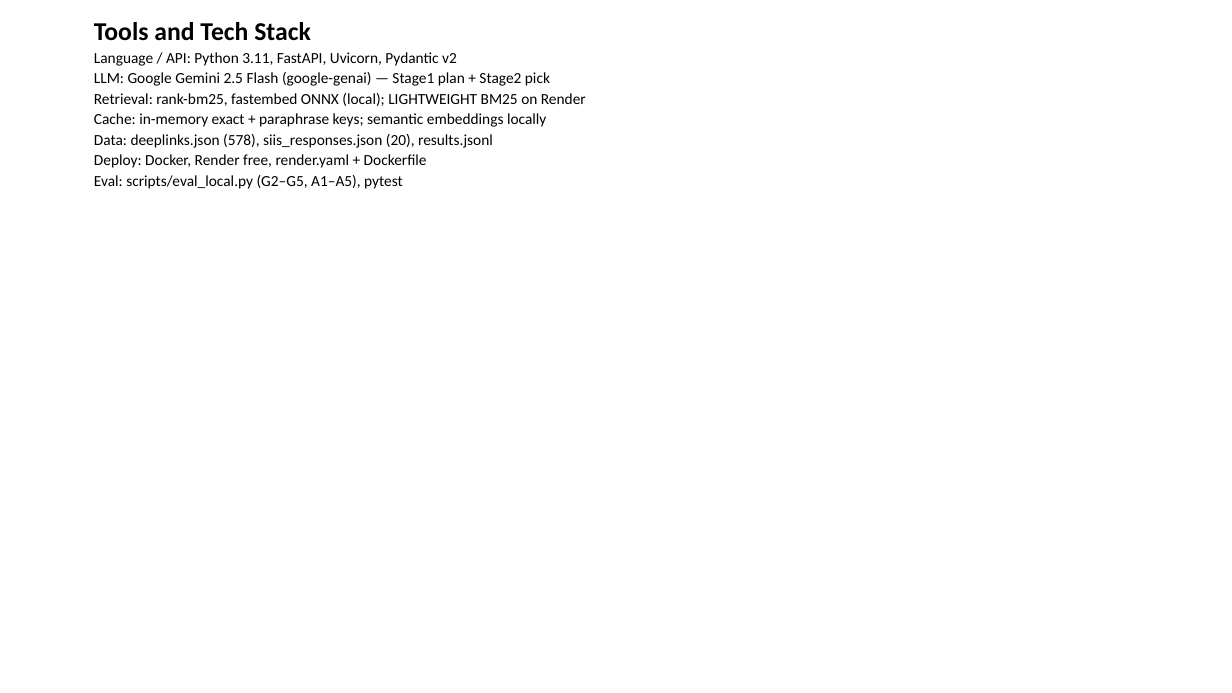
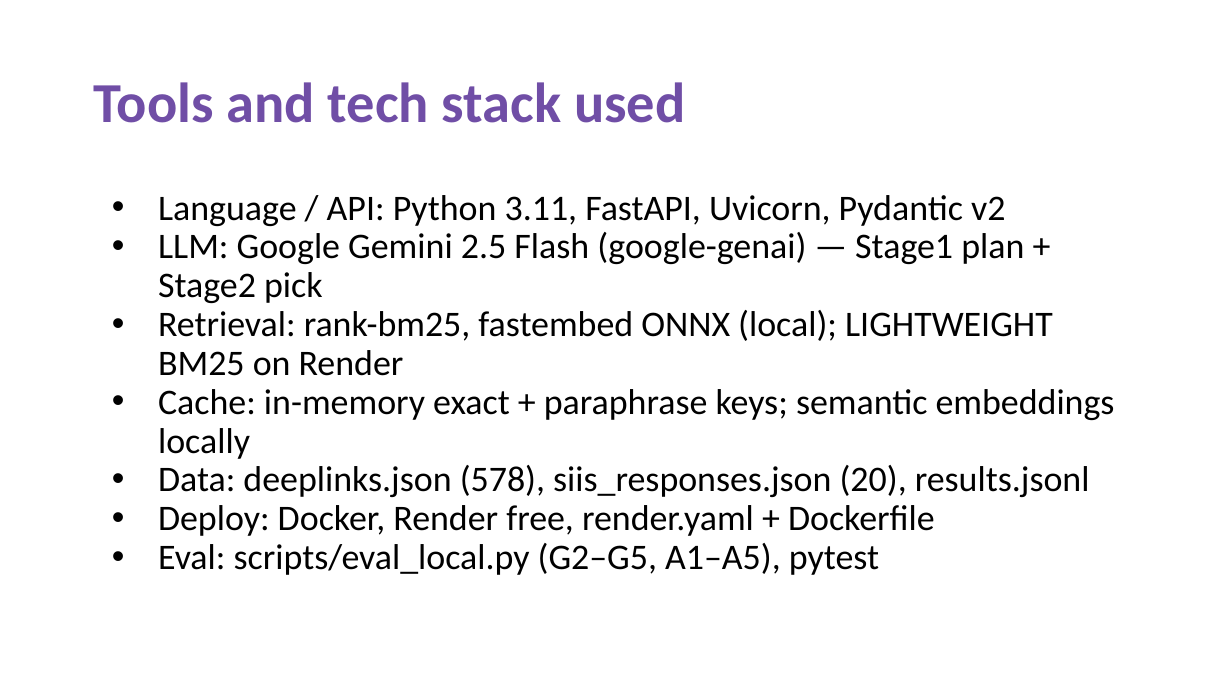
Before and after one commit to visshva-r/SRM_ThinkLoop_Theme2, a slide deck: slide 6 of submission/SRM_ThinkLoop_Submission.pptx. Drawn at 1232x693 pixels with LibreOffice and Linux fonts; fonts in the diff are those of the drawing. Boxes give left, top, right and bottom in pixels: in the first picture for what was removed or moved away, otherwise in the second. Text is boxed around its words. In the diff, an @@ line names an element or a change of style, - is before the commit and + after.

```diff
--- a/submission/SRM_ThinkLoop_Submission.pptx
+++ b/submission/SRM_ThinkLoop_Submission.pptx
@@ title at (x1=94, y1=82, x2=685, y2=123): text changed; size 12 to 44 pt; text colour #000000 to #704EA6; bold on @@
-Tools and Tech Stack
-Language / API: Python 3.11, FastAPI, Uvicorn, Pydantic v2
-LLM: Google Gemini 2.5 Flash (google-genai) — Stage1 plan + Stage2 pick
-Retrieval: rank-bm25, fastembed ONNX (local); LIGHTWEIGHT BM25 on Render
-Cache: in-memory exact + paraphrase keys; semantic embeddings locally
-Data: deeplinks.json (578), siis_responses.json (20), results.jsonl
-Deploy: Docker, Render free, render.yaml + Dockerfile
-Eval: scripts/eval_local.py (G2–G5, A1–A5), pytest
+Tools and tech stack used
@@ text added at (x1=158, y1=195, x2=1115, y2=575), 28 pt, text #000000 @@
+• Language / API: Python 3.11, FastAPI, Uvicorn, Pydantic v2
+• LLM: Google Gemini 2.5 Flash (google-genai) — Stage1 plan + Stage2 pick
+• Retrieval: rank-bm25, fastembed ONNX (local); LIGHTWEIGHT BM25 on Render
+• Cache: in-memory exact + paraphrase keys; semantic embeddings locally
+• Data: deeplinks.json (578), siis_responses.json (20), results.jsonl
+• Deploy: Docker, Render free, render.yaml + Dockerfile
+• Eval: scripts/eval_local.py (G2–G5, A1–A5), pytest
```
Also in this commit, not shown: 10 other slides changed, 1 other file.
